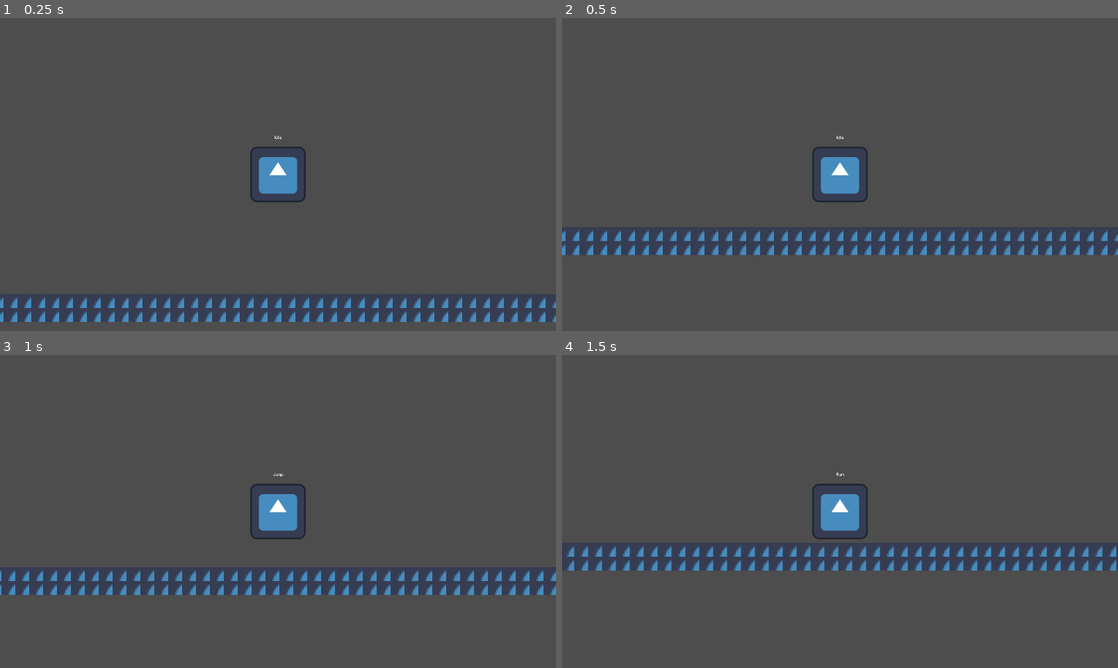
Above: before the commit, frames 1-4 (two rows, left to right).
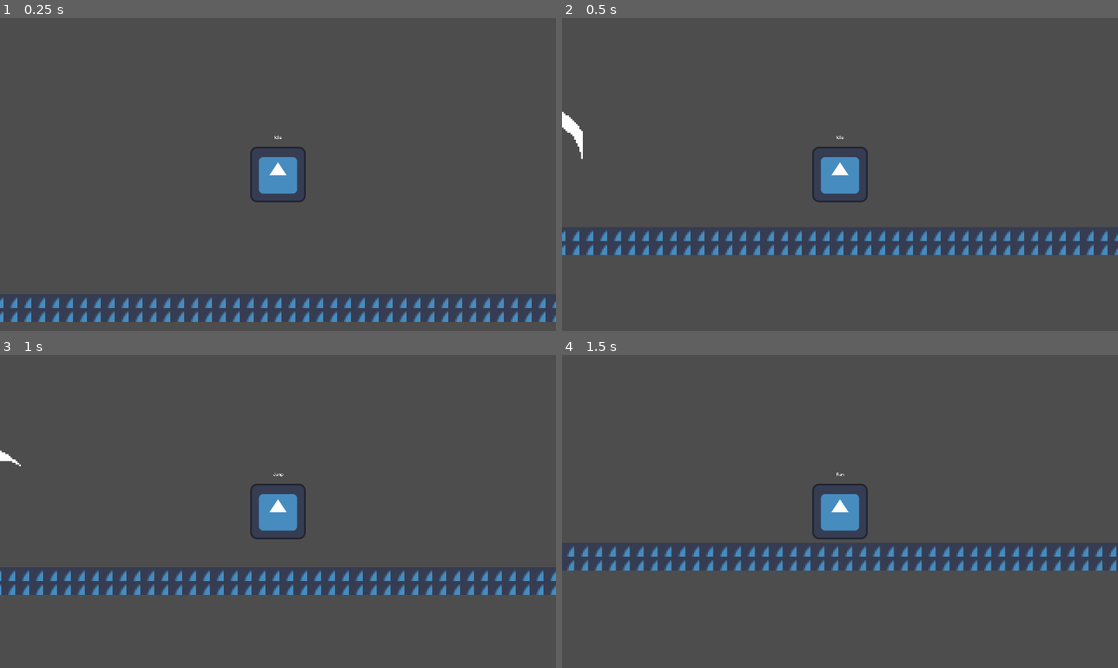
Above: after the commit, the same moments.

Repository: PoorCoconut/GamedevJS-Jam
Game: Godot game, scene res://game_scenes/worlds/TestWorld.tscn
The game is run twice, just before and just after one commit, with the same random seed, the same clock (stepped at 60 frames per second) and the same inputs. This scene is started directly instead of the project's main scene. The engine's default icon, where the game draws it, is replaced by a stand-in: a white triangle on a blue panel in a dark square. Sound files missing from this copy of the repository are replaced by a short silence.
Inputs (mouse positions are in pixels of both pictures, inside the frame that each line leads up to):
- Up to frame 1 (0.25 s): no input
- Up to frame 2 (0.5 s): no input
- Up to frame 3 (1 s): tap Enter at 0.5 s; move the mouse to (400, 495) at 0.52 s; hold D (move_right) from 0.53 s (still down); click (400, 495) at 0.67 s; tap W (move_up) at 0.77 s
- Up to frame 4 (1.5 s): release D (move_right) at 1.25 s; drag from (728, 527) to (840, 511) at 1.27 s

Frame 1 is identical in both runs. In frame 2, 0.2% of the frame differs, in the area x 0-4%, y 30-46%; in frame 3, less than 0.1%; in frame 4, nothing differs.

Commit message:
added prop flags and changed the camera

Diff:
--- a/game_scenes/worlds/TestWorld.tscn
+++ b/game_scenes/worlds/TestWorld.tscn
@@ -2,6 +2,9 @@
 
 [ext_resource type="Texture2D" uid="uid://cdq1w16bsklp2" path="res://icon.svg" id="1_fdcpw"]
 [ext_resource type="PackedScene" uid="uid://begvhj5jhxtcv" path="res://actors/player/platformer_player.tscn" id="2_kn1g2"]
+[ext_resource type="PackedScene" uid="uid://4mkboxfad15r" path="res://systems/Pixel Perfect Component/pixel_perfect_layer.tscn" id="3_p0ue2"]
+[ext_resource type="PackedScene" uid="uid://b3fobc4mms4jw" path="res://systems/World Camera Component/world_camera_component.tscn" id="4_p3oyl"]
+[ext_resource type="PackedScene" uid="uid://dkoukg5r3n3us" path="res://objects/Props/Flag/prop_flag.tscn" id="5_p3oyl"]
 
 [sub_resource type="TileSetAtlasSource" id="TileSetAtlasSource_kn1g2"]
 texture = ExtResource("1_fdcpw")
@@ -154,4 +157,14 @@
 ACCELERATION = 67.0
 FRICTION = 5.0
 
-[node name="Camera2D" type="Camera2D" parent="PlatformerPlayer" unique_id=1056659072]
+[node name="PixelPerfectLayer" parent="." unique_id=1244063802 node_paths=PackedStringArray("main_camera") instance=ExtResource("3_p0ue2")]
+main_camera = NodePath("../WorldCameraComponent")
+
+[node name="WorldCameraComponent" parent="." unique_id=1725945058 node_paths=PackedStringArray("target") instance=ExtResource("4_p3oyl")]
+target = NodePath("../PlatformerPlayer")
+
+[node name="PropFlag" parent="." unique_id=7794145 instance=ExtResource("5_p3oyl")]
+position = Vector2(184, -72)
+
+[node name="PropFlag2" parent="." unique_id=164490037 instance=ExtResource("5_p3oyl")]
+position = Vector2(144, -72)
--- a/globals/Game Manager/GameManager.gd
+++ b/globals/Game Manager/GameManager.gd
@@ -2,6 +2,9 @@
 
 var CURRENT_WORLD_STATE : String = "Nothing"
 const SAVE_PATH : String = "user://savegame.json"
+
+#Environmental Variables
+var wind_speed : float = 100.0
 
 func _ready() -> void:
 	print("GAME MANAGER LOADED!")
--- /dev/null
+++ b/objects/Props/Flag/prop_flag.gd
@@ -0,0 +1,73 @@
+extends Line2D
+
+@export var max_flag_length: float = 40.0
+@export var segments: int = 10
+@export var gravity: float = 20.0
+@export var max_wave_amplitude: float = 4.0
+@export var max_wave_speed: float = 12.0
+@export var max_wind_reference: float = 100.0
+
+# Array to store the delayed wind value for each individual point
+var point_winds: Array[float] = []
+var time_passed: float = 0.0
+
+@onready var visibility_notifier: VisibleOnScreenNotifier2D = $OnScreenNotifier
+
+#Testing purposes...
+func _unhandled_input(event: InputEvent) -> void:
+	if Input.is_action_just_pressed("move_left"):
+		GameManager.wind_speed = lerp(GameManager.wind_speed, GameManager.wind_speed - 50, 1)
+	elif Input.is_action_just_pressed("move_right"):
+		GameManager.wind_speed = lerp(GameManager.wind_speed, GameManager.wind_speed + 50, 1)
+	print(GameManager.wind_speed)
+
+func _ready():
+	time_passed = randf() * 100 #This makes it so that flag props don't synchronize with each other
+
+	clear_points()
+	for i in range(segments):
+		add_point(Vector2.ZERO)
+		point_winds.append(0.0)
+
+func _process(delta):
+	if not visibility_notifier.is_on_screen():
+		return
+
+	var target_wind = GameManager.wind_speed
+
+	point_winds[0] = lerpf(point_winds[0], target_wind, delta * 2.0)
+	for i in range(1, segments):
+		point_winds[i] = lerpf(point_winds[i], point_winds[i-1], delta * 10.0)
+
+	# Use the head's wind intensity for scaling the visuals
+	var wind_intensity = clamp(abs(point_winds[0]) / max_wind_reference, 0.0, 1.0)
+
+	var current_length = lerpf(max_flag_length * 0.4, max_flag_length, wind_intensity)
+	var current_amplitude = lerpf(0.5, max_wave_amplitude, wind_intensity)
+	var current_speed = lerpf(2.0, max_wave_speed, wind_intensity)
+
+	time_passed += delta * current_speed
+	var segment_dist = current_length / segments
+
+	set_point_position(0, Vector2.ZERO)
+	var current_base_pos = Vector2.ZERO
+
+	for i in range(1, segments):
+		var t = float(i) / float(segments - 1)
+
+		#Calculate direction uniquely for THIS specific segment
+		var flag_vector = Vector2(point_winds[i], gravity)
+		if flag_vector.length() == 0:
+			flag_vector = Vector2(0, 1)
+
+		var normalized_dir = flag_vector.normalized()
+
+		#Build the position cumulatively from the previous segment's base position
+		current_base_pos += normalized_dir * segment_dist
+
+		var flutter_offset = sin(time_passed - (i * 1.2)) * (current_amplitude * t)
+		var perpendicular = Vector2(-normalized_dir.y, normalized_dir.x)
+
+		#Apply flutter to the final render position, but keep the base position clean for the next loop
+		var final_pos = current_base_pos + (perpendicular * flutter_offset)
+		set_point_position(i, final_pos)
--- /dev/null
+++ b/objects/Props/Flag/prop_flag.tscn
@@ -0,0 +1,20 @@
+[gd_scene format=3 uid="uid://dkoukg5r3n3us"]
+
+[ext_resource type="Script" uid="uid://bblr2x8ixsn3x" path="res://objects/Props/Flag/prop_flag.gd" id="1_c17wx"]
+
+[sub_resource type="Curve" id="Curve_c17wx"]
+_data = [Vector2(0, 1), 0.0, 0.0, 0, 0, Vector2(0.6279762, 0.7851239), -1.1460065, -1.1460065, 0, 0, Vector2(1, 0), 0.0, 0.0, 0, 0]
+point_count = 3
+
+[node name="PropFlag" type="Line2D" unique_id=7794145 groups=["pp"]]
+width = 8.0
+width_curve = SubResource("Curve_c17wx")
+script = ExtResource("1_c17wx")
+max_flag_length = 100.0
+max_wind_reference = 500.0
+
+[node name="OnScreenNotifier" type="VisibleOnScreenNotifier2D" parent="." unique_id=1718791788]
+rect = Rect2(-40, -40, 80, 80)
+show_rect = false
+
+[node name="Camera2D" type="Camera2D" parent="." unique_id=1858904951]
--- a/systems/Pixel Perfect Component/pixel_perfect_layer.tscn
+++ b/systems/Pixel Perfect Component/pixel_perfect_layer.tscn
@@ -15,11 +15,10 @@
 transparent_bg = true
 handle_input_locally = false
 canvas_item_default_texture_filter = 0
-size = Vector2i(384, 216)
+size = Vector2i(320, 180)
 render_target_update_mode = 4
 
 [node name="PixelPerfectCam" type="Camera2D" parent="SubViewport" unique_id=747752244]
-anchor_mode = 0
 
 [node name="TextureRect" type="TextureRect" parent="." unique_id=226297179]
 anchors_preset = 15
Not shown, added: objects/Props/Flag/prop_flag.gd.uid
